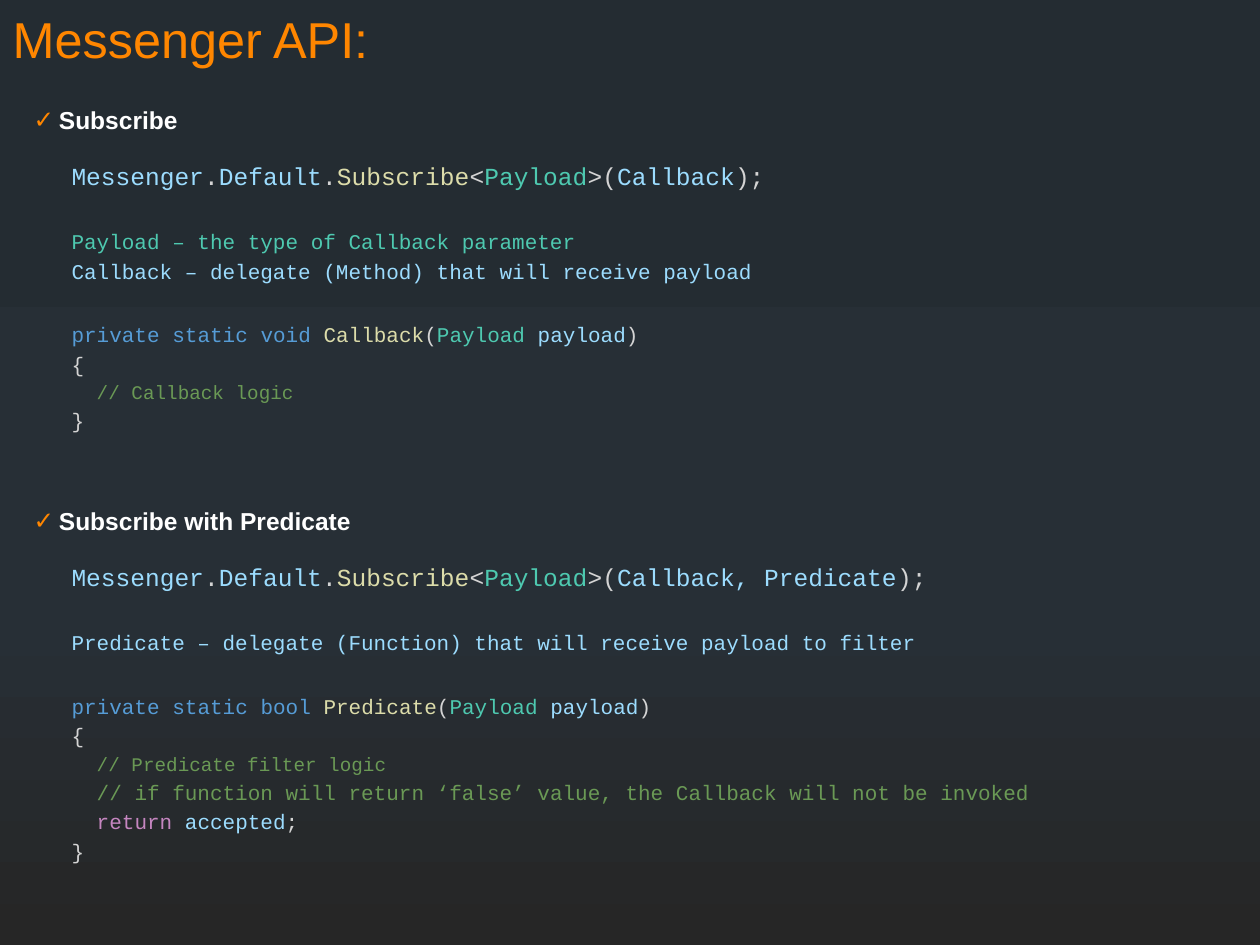
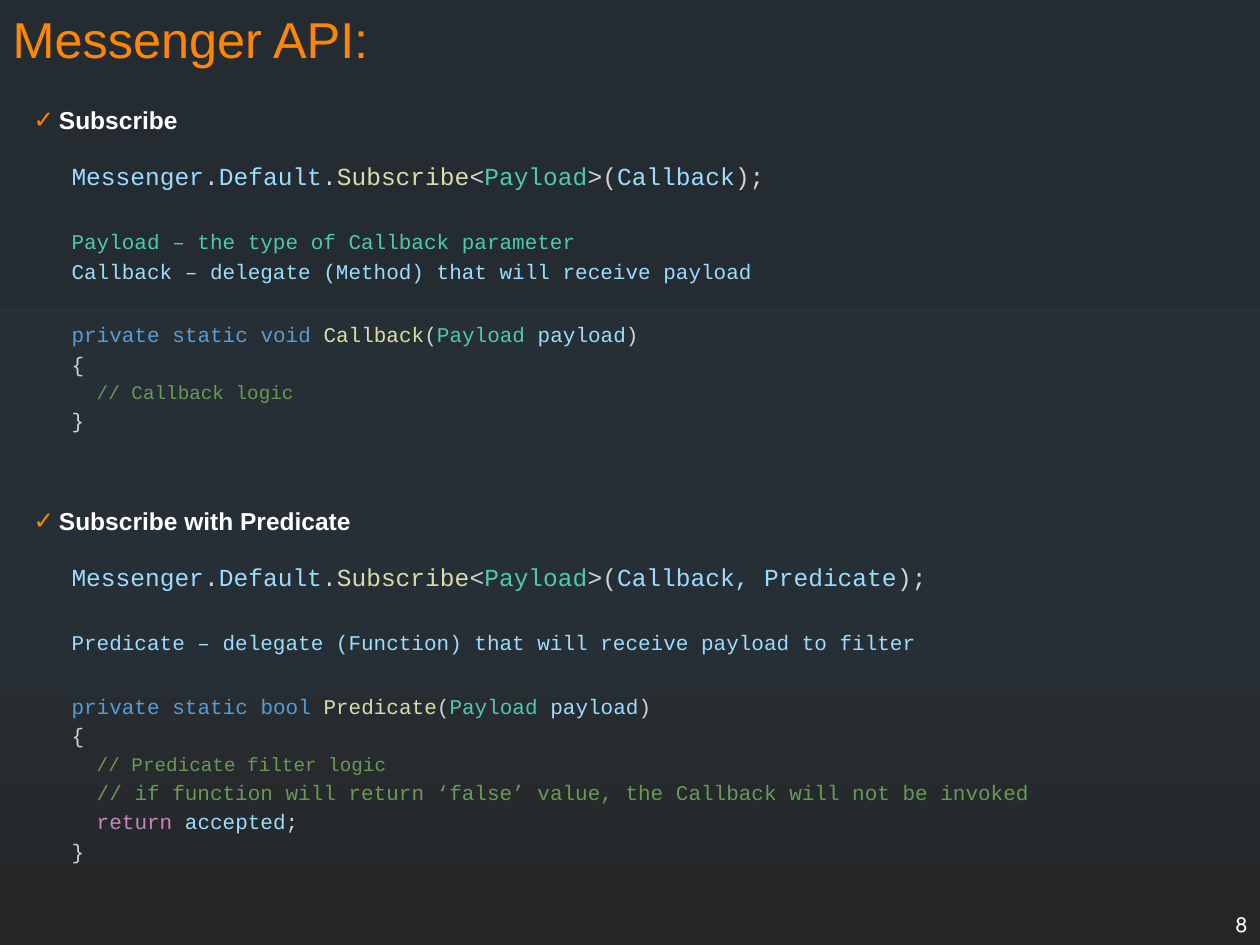
Before and after one commit to supermax/pubsub, a slide deck: slide 8 of docs/PubSub Messenger.pptx (slide 7 before the commit). Drawn at 1260x945 pixels with LibreOffice and Linux fonts; fonts in the diff are those of the drawing. Boxes give left, top, right and bottom in pixels: in the first picture for what was removed or moved away, otherwise in the second. Text is boxed around its words. In the diff, an @@ line names an element or a change of style, - is before the commit and + after.

```diff
--- a/docs/PubSub Messenger.pptx
+++ b/docs/PubSub Messenger.pptx
@@ page number added at (x1=1236, y1=917, x2=1248, y2=933), 12 pt, text #FFFFFF @@
+8
```
Also in this commit, not shown: 8 other slides changed, 7 slides added, 46 other files.
